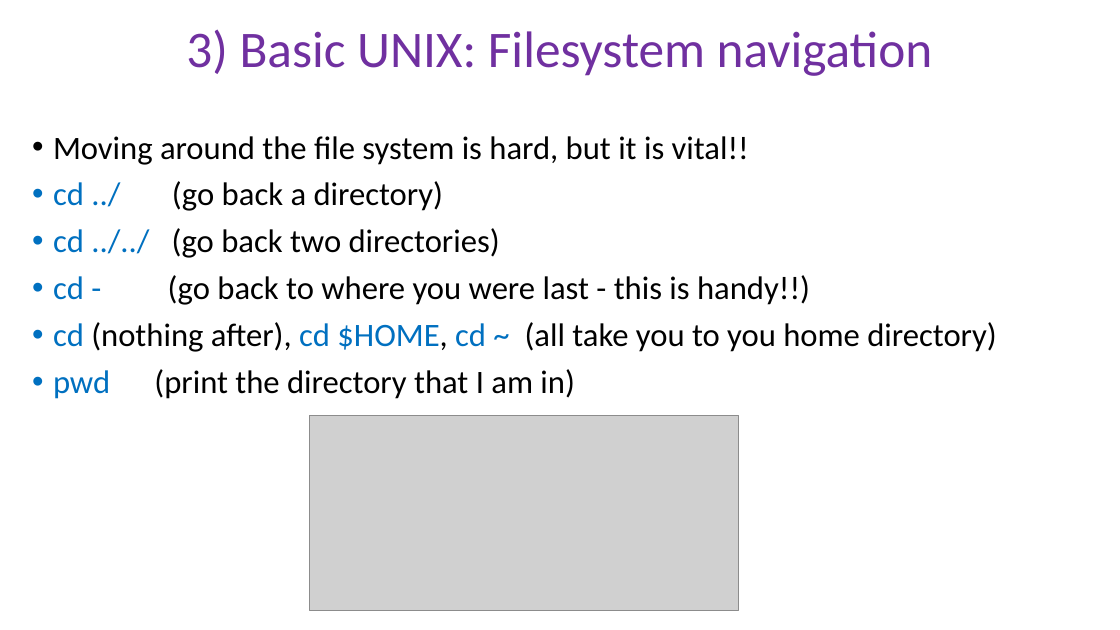
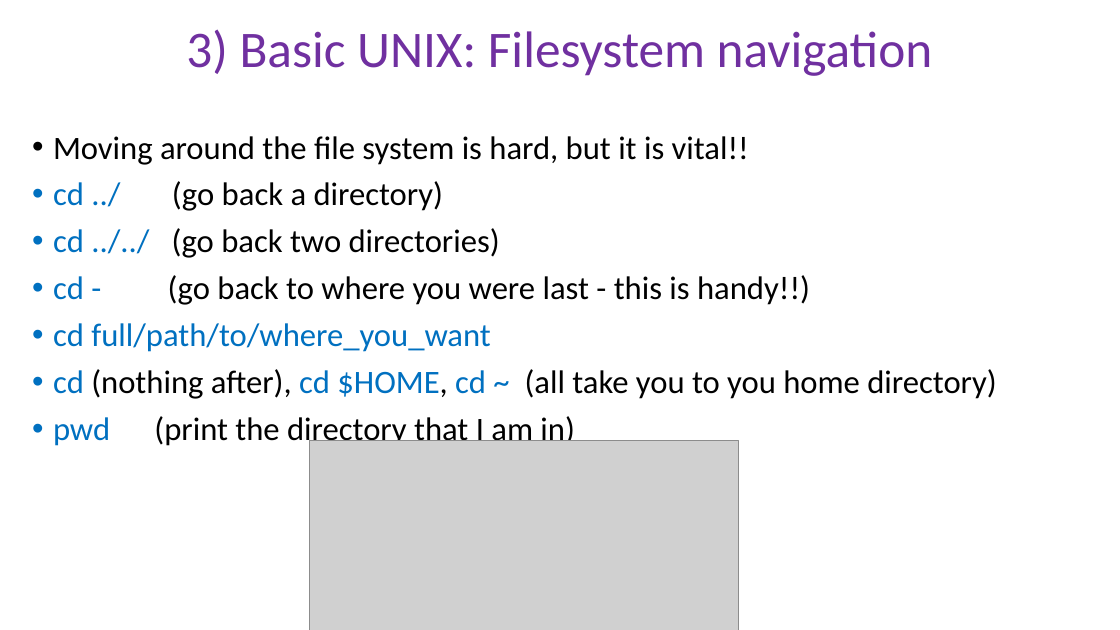
Before and after one commit to peterthorpe5/Sys_admin, a slide deck: slide 4 of cluster_course/powerpoint/3_basic_UNIX.pptx. Drawn at 1120x630 pixels with LibreOffice and Linux fonts; fonts in the diff are those of the drawing; grey boxes stand for pictures. Boxes give left, top, right and bottom in pixels: in the first picture for what was removed or moved away, otherwise in the second. Text is boxed around its words. In the diff, an @@ line names an element or a change of style, - is before the commit and + after.

```diff
--- a/cluster_course/powerpoint/3_basic_UNIX.pptx
+++ b/cluster_course/powerpoint/3_basic_UNIX.pptx
@@ text at box(53, 323, 491, 352): paragraph added @@
+• cd full/path/to/where_you_want
@@ picture: place and size @@
-picture at box(309, 415, 739, 610)
+picture at box(309, 441, 739, 630)
```
Also in this commit, not shown: 4 other slides changed, 1 slide added, 1 other file.
